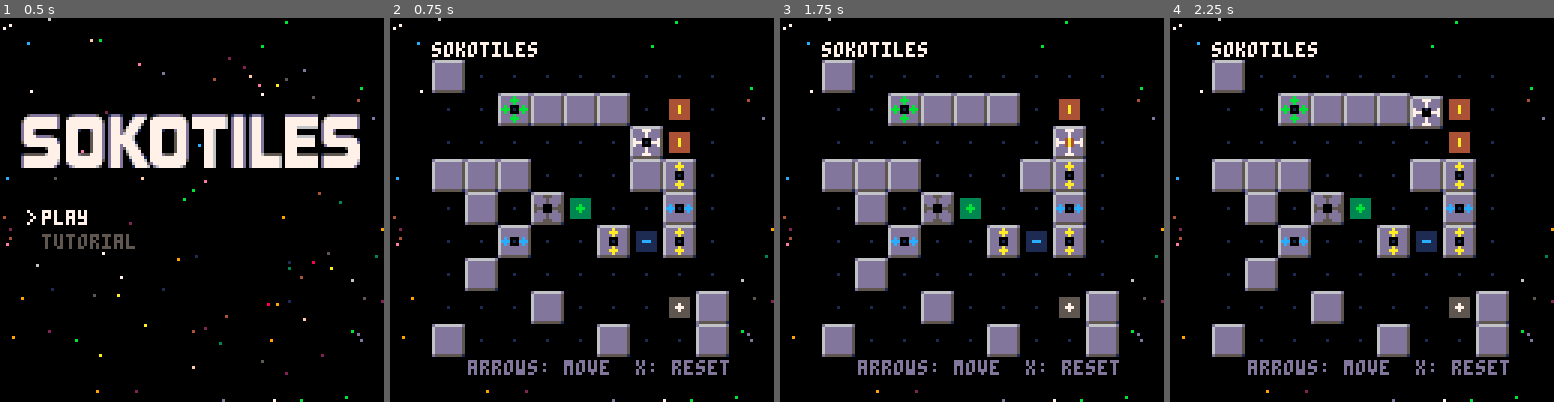
Above: before the commit, frames 1-4 (left to right).
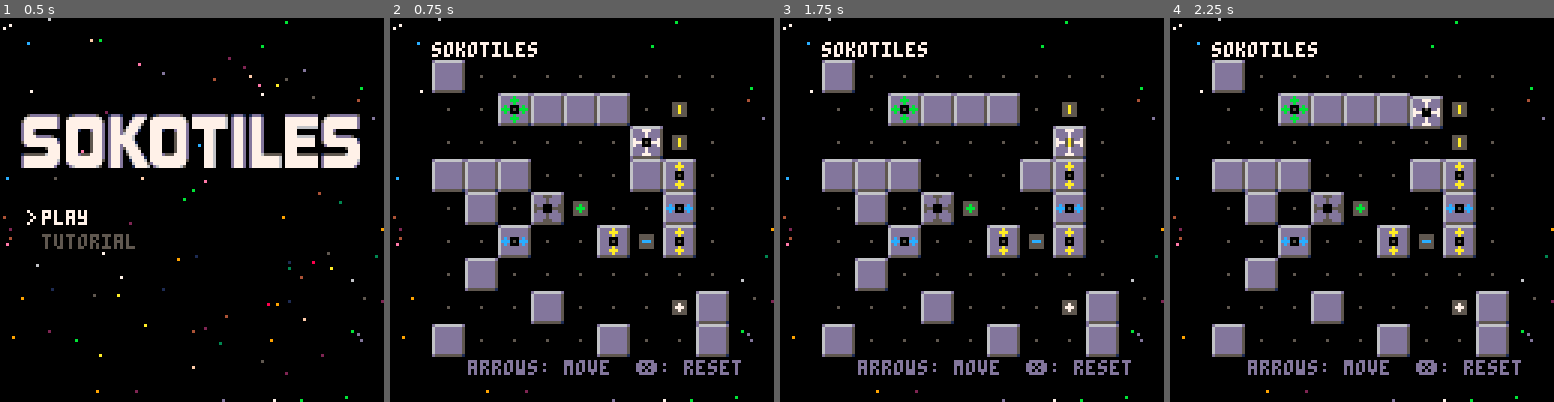
Above: after the commit, the same moments.

Repository: schoblaska/pico-8
Game: PICO-8 cartridge src/sokotiles.p8
The game is run twice, just before and just after one commit, with the same random seed, the same clock (stepped at 60 frames per second) and the same inputs.
Inputs:
- Up to frame 1 (0.5 s): tap X (X key) at 0.33 s
- Up to frame 2 (0.75 s): tap O (Z key) at 0.7 s
- Up to frame 3 (1.75 s): tap X (X key) at 1.07 s; hold Right from 1.6 s (still down); tap O (Z key) at 1.7 s
- Up to frame 4 (2.25 s): tap X (X key) at 1.85 s; release Right at 2.1 s; tap O (Z key) at 2.1 s; hold Up from 2.15 s (still down)

Frame 1 is identical in both runs. In frame 2, 2.0% of the frame differs, in the area x 14-92%, y 14-93%; in frame 3, 1.8%; in frame 4, 2.0%.

Commit message:
graphics tweaks

Diff:
--- a/src/sokotiles.p8
+++ b/src/sokotiles.p8
@@ -296,7 +296,7 @@
 
       if board_square == "." then
         if not is_won() then
-          pset(x * 11 + 8, y * 11 + 8, 1)
+          pset(x * 11 + 8, y * 11 + 8, 5)
         end
       else
         draw_square(sprites[board_square], x, y)
@@ -416,7 +416,8 @@
     -- draw_dotted_line(114, 12, 114, 110, 13)
     -- draw_dotted_line(18, 12, 114, 12, 13)
     -- draw_dotted_line(12, 114, 110, 114, 13)
-    draw_text("arrows: move  x: reset", 26, 114, 13, 0)
+
+    draw_text("arrows: move  ❎: reset", 26, 114, 13, 0)
   end
 
   draw_text("sokotiles", 14, 8, 7, 0)
@@ -459,24 +460,24 @@
 __gfx__
 d666666666dd666666666dd666666666d00000000000000000000000000000000000000000000000666666666666666666666666000000000000000000000000
 6ddd777ddd56ddddbdddd56ddd555ddd5000000000000000000000000000000000000000000000006dd77dd56ddbbdd56dd55dd5000000000000000000000000
-6dddd7dddd56dddbbbddd56dddd5dddd5005555555000033333330000000000000000000000000006dd77dd56ddbbdd56dd55dd5000000000000000000000000
-6dddd7dddd56ddddbdddd56dddd5dddd500555555500003333333000000000000000000000000000677007756bb00bb56550055500077000000bb00000000000
-67dd000dd756dbd000dbd565dd000dd550055575550000333b333000000000000000000000000000677007756bb00bb56550055500077000000bb00000000000
-677700077756bbb000bbb565550005555005577755000033bbb330000000000000000000000000006dd77dd56ddbbdd56dd55dd5000000000000000000000000
-67dd000dd756dbd000dbd565dd000dd550055575550000333b3330000000000000000000000000006dd77dd56ddbbdd56dd55dd5000000000000000000000000
-6dddd7dddd56ddddbdddd56dddd5dddd500555555500003333333000000000000000000000000000655555556555555565555555000000000000000000000000
-6dddd7dddd56dddbbbddd56dddd5dddd500555555500003333333000000000000000000000000000666666666666666666666666000000000000000000000000
+6dddd7dddd56dddbbbddd56dddd5dddd5000000000000000000000000000000000000000000000006dd77dd56ddbbdd56dd55dd5000000000000000000000000
+6dddd7dddd56ddddbdddd56dddd5dddd500055555000000555550000000000000000000000000000677007756bb00bb56550055500077000000bb00000000000
+67dd000dd756dbd000dbd565dd000dd550005575500000055b550000000000000000000000000000677007756bb00bb56550055500077000000bb00000000000
+677700077756bbb000bbb565550005555000577750000005bbb500000000000000000000000000006dd77dd56ddbbdd56dd55dd5000000000000000000000000
+67dd000dd756dbd000dbd565dd000dd550005575500000055b5500000000000000000000000000006dd77dd56ddbbdd56dd55dd5000000000000000000000000
+6dddd7dddd56ddddbdddd56dddd5dddd500055555000000555550000000000000000000000000000655555556555555565555555000000000000000000000000
+6dddd7dddd56dddbbbddd56dddd5dddd500000000000000000000000000000000000000000000000666666666666666666666666000000000000000000000000
 6ddd777ddd56ddddbdddd56ddd555ddd5000000000000000000000000000000000000000000000006dddddd56ddaadd56dddddd5000000000000000000000000
 d5555555551d5555555551d5555555551000000000000000000000000000000000000000000000006dddddd56ddaadd56dddddd5000000000000000000000000
 d666666666dd666666666dd666666666d000000000000000000000000000000000000000000000006cc00cc56dd00dd56dddddd5000cc000000aa00000000000
 6ddddddddd56ddddadddd56ddddddddd5000000000000000000000000000000000000000000000006cc00cc56dd00dd56dddddd5000cc000000aa00000000000
-6ddddddddd56dddaaaddd56ddddddddd5001111111000044444440000000000000000000000000006dddddd56ddaadd56dddddd5000000000000000000000000
-6ddddddddd56ddddadddd56ddddddddd5001111111000044444440000000000000000000000000006dddddd56ddaadd56dddddd5000000000000000000000000
-6dcd000dcd56ddd000ddd56ddddddddd50011111110000444a444000000000000000000000000000655555556555555565555555000000000000000000000000
-6ccc000ccc56ddd000ddd56ddddddddd50011ccc110000444a444000000000000000000000000000000000000000000000000000000000000000000000000000
-6dcd000dcd56ddd000ddd56ddddddddd50011111110000444a444000000000000000000000000000000000000000000000000000000000000000000000000000
-6ddddddddd56ddddadddd56ddddddddd500111111100004444444000000000000000000000000000000000000000000000000000000000000000000000000000
-6ddddddddd56dddaaaddd56ddddddddd500111111100004444444000000000000000000000000000000000000000000000000000000000000000000000000000
+6ddddddddd56dddaaaddd56ddddddddd5000000000000000000000000000000000000000000000006dddddd56ddaadd56dddddd5000000000000000000000000
+6ddddddddd56ddddadddd56ddddddddd5000555550000005555500000000000000000000000000006dddddd56ddaadd56dddddd5000000000000000000000000
+6dcd000dcd56ddd000ddd56ddddddddd50005555500000055a550000000000000000000000000000655555556555555565555555000000000000000000000000
+6ccc000ccc56ddd000ddd56ddddddddd50005ccc500000055a550000000000000000000000000000000000000000000000000000000000000000000000000000
+6dcd000dcd56ddd000ddd56ddddddddd50005555500000055a550000000000000000000000000000000000000000000000000000000000000000000000000000
+6ddddddddd56ddddadddd56ddddddddd500055555000000555550000000000000000000000000000000000000000000000000000000000000000000000000000
+6ddddddddd56dddaaaddd56ddddddddd500000000000000000000000000000000000000000000000000000000000000000000000000000000000000000000000
 6ddddddddd56ddddadddd56ddddddddd500000000000000000000000000000000000000000000000000000000000000000000000000000000000000000000000
 d5555555551d5555555551d555555555100000000000000000000000000000000000000000000000000000000000000000000000000000000000000000000000
 00000000000000000000000000000000000000000000000000000000000000000000000000000000000000000000000000000000000000000000000000000000
@@ -585,35 +586,35 @@
 0000000d77777777777d00d7777777777700d777d000677775d77777777777000000777600000d777d0d77777777760777777777770d77777777777d00000000
 0000000d7777777777d0000d677777776500d777d0001777760d6777777765000000777600000d777d0d77777777760777777777770d7777777777d000000000
 __map__
-1c00000000000000003f3f3f3f3f3f3f3f3f3f3f3f3f3f3f3f3f3f3f3f3f3f3f3f3f3f3f3f3f3f3f3f3f3f3f3f3f3f3f3f3f3f3f3f3f3f3f3f3f3f3f3f00000000000000000000000000000000000000000000000000000000000000000000000000000000000000000000000000000000000000000000000000000000000000
-00000b1c1c1c001e003f3f3f3f3f3f3f3f3f3f3f3f3f3f3f3f3f3f3f3f3f3f3f3f3f3f3f3f3f3f3f3f3f3f3f3f3f3f3f3f3f3f3f3f3f3f3f3f3f3f3f3f00000000000000000000000000000000000000000000000000000000000000000000000000000000000000000000000000000000000000000000000000000000000000
-0000000000000a1e003f3f3f3f3f3f3f3f3f3f3f3f3f3f3f3f3f3f3f3f3f3f3f3f3f3f3f3f3f3f3f3f3f3f3f3f3f3f3f3f3f3f3f3f3f3f3f3f3f3f3f3f00000000000000000000000000000000000000000000000000000000000000000000000000000000000000000000000000000000000000000000000000000000000000
-1c1c1c0000001c1b003f3f3f3f3f3f3f3f3f3f3f3f3f3f3f3f3f3f3f3f3f3f3f3f3f3f3f3f3f3f3f3f3f3f3f3f3f3f3f3f3f3f3f3f3f3f3f3f3f3f3f3f00000000000000000000000000000000000000000000000000000000000000000000000000000000000000000000000000000000000000000000000000000000000000
-001c000c0e00001a003f3f3f3f3f3f3f3f3f3f3f3f3f3f3f3f3f3f3f3f3f3f3f3f3f3f3f3f3f3f3f3f3f3f3f3f3f3f3f3f3f3f3f3f3f3f3f3f3f3f3f3f00000000000000000000000000000000000000000000000000000000000000000000000000000000000000000000000000000000000000000000000000000000000000
-00001a00001b1d1b003f3f3f3f3f3f3f3f3f3f3f3f3f3f3f3f3f3f3f3f3f3f3f3f3f3f3f3f3f3f3f3f3f3f3f3f3f3f3f3f3f3f3f3f3f3f3f3f3f3f3f3f00000000000000000000000000000000000000000000000000000000000000000000000000000000000000000000000000000000000000000000000000000000000000
-001c000000000000003f3f3f3f3f3f3f3f3f3f3f3f3f3f3f3f3f3f3f3f3f3f3f3f3f3f3f3f3f3f3f3f3f3f3f3f3f3f3f3f3f3f3f3f3f3f3f3f3f3f3f3f00000000000000000000000000000000000000000000000000000000000000000000000000000000000000000000000000000000000000000000000000000000000000
-0000001c0000000d1c3f3f3f3f3f3f3f3f3f3f3f3f3f3f3f3f3f3f3f3f3f3f3f3f3f3f3f3f3f3f3f3f3f3f3f3f3f3f3f3f3f3f3f3f3f3f3f3f3f3f3f3f00000000000000000000000000000000000000000000000000000000000000000000000000000000000000000000000000000000000000000000000000000000000000
-1c000000001c00001c3f3f3f3f3f3f3f3f3f3f3f3f3f3f3f3f3f3f3f3f3f3f3f3f3f3f3f3f3f3f3f3f3f3f3f3f3f3f3f3f3f3f3f3f3f3f3f3f3f3f3f3f00000000000000000000000000000000000000000000000000000000000000000000000000000000000000000000000000000000000000000000000000000000000000
-3f3f3f3f3f3f3f3f3f3f3f3f3f3f3f3f3f3f3f3f3f3f3f3f3f3f3f3f3f3f3f3f3f3f3f3f3f3f3f3f3f3f3f3f3f3f3f3f3f3f3f3f3f3f3f3f3f3f3f3f3f00000000000000000000000000000000000000000000000000000000000000000000000000000000000000000000000000000000000000000000000000000000000000
-3f3f3f3f3f3f3f3f3f3f3f3f3f3f3f3f3f3f3f3f3f3f3f3f3f3f3f3f3f3f3f3f3f3f3f3f3f3f3f3f3f3f3f3f3f3f3f3f3f3f3f3f3f3f3f3f3f3f3f3f3f00000000000000000000000000000000000000000000000000000000000000000000000000000000000000000000000000000000000000000000000000000000000000
-3f3f3f3f3f3f3f3f3f3f3f3f3f3f3f3f3f3f3f3f3f3f3f3f3f3f3f3f3f3f3f3f3f3f3f3f3f3f3f3f3f3f3f3f3f3f3f3f3f3f3f3f3f3f3f3f3f3f3f3f3f00000000000000000000000000000000000000000000000000000000000000000000000000000000000000000000000000000000000000000000000000000000000000
-3f3f3f3f3f3f3f3f3f3f3f3f3f3f3f3f3f3f3f3f3f3f3f3f3f3f3f3f3f3f3f3f3f3f3f3f3f3f3f3f3f3f3f3f3f3f3f3f3f3f3f3f3f3f3f3f3f3f3f3f3f00000000000000000000000000000000000000000000000000000000000000000000000000000000000000000000000000000000000000000000000000000000000000
-3f3f3f3f3f3f3f3f3f3f3f3f3f3f3f3f3f3f3f3f3f3f3f3f3f3f3f3f3f3f3f3f3f3f3f3f3f3f3f3f3f3f3f3f3f3f3f3f3f3f3f3f3f3f3f3f3f3f3f3f3f00000000000000000000000000000000000000000000000000000000000000000000000000000000000000000000000000000000000000000000000000000000000000
-3f3f3f3f3f3f3f3f3f3f3f3f3f3f3f3f3f3f3f3f3f3f3f3f3f3f3f3f3f3f3f3f3f3f3f3f3f3f3f3f3f3f3f3f3f3f3f3f3f3f3f3f3f3f3f3f3f3f3f3f3f00000000000000000000000000000000000000000000000000000000000000000000000000000000000000000000000000000000000000000000000000000000000000
-3f3f3f3f3f3f3f3f3f3f3f3f3f3f3f3f3f3f3f3f3f3f3f3f3f3f3f3f3f3f3f3f3f3f3f3f3f3f3f3f3f3f3f3f3f3f3f3f3f3f3f3f3f3f3f3f3f3f3f3f3f00000000000000000000000000000000000000000000000000000000000000000000000000000000000000000000000000000000000000000000000000000000000000
-3f3f3f3f3f3f3f3f3f3f3f3f3f3f3f3f3f3f3f3f3f3f3f3f3f3f3f3f3f3f3f3f3f3f3f3f3f3f3f3f3f3f3f3f3f3f3f3f3f3f3f3f3f3f3f3f3f3f3f3f3f00000000000000000000000000000000000000000000000000000000000000000000000000000000000000000000000000000000000000000000000000000000000000
-3f3f3f3f3f3f3f3f3f3f3f3f3f3f3f3f3f3f3f3f3f3f3f3f3f3f3f3f3f3f3f3f3f3f3f3f3f3f3f3f3f3f3f3f3f3f3f3f3f3f3f3f3f3f3f3f3f3f3f3f3f00000000000000000000000000000000000000000000000000000000000000000000000000000000000000000000000000000000000000000000000000000000000000
-3f3f3f3f3f3f3f3f3f3f3f3f3f3f3f3f3f3f3f3f3f3f3f3f3f3f3f3f3f3f3f3f3f3f3f3f3f3f3f3f3f3f3f3f3f3f3f3f3f3f3f3f3f3f3f3f3f3f3f3f3f00000000000000000000000000000000000000000000000000000000000000000000000000000000000000000000000000000000000000000000000000000000000000
-3f3f3f3f3f3f3f3f3f3f3f3f3f3f3f3f3f3f3f3f3f3f3f3f3f3f3f3f3f3f3f3f3f3f3f3f3f3f3f3f3f3f3f3f3f3f3f3f3f3f3f3f3f3f3f3f3f3f3f3f3f00000000000000000000000000000000000000000000000000000000000000000000000000000000000000000000000000000000000000000000000000000000000000
-3f3f3f3f3f3f3f3f3f3f3f3f3f3f3f3f3f3f3f3f3f3f3f3f3f3f3f3f3f3f3f3f3f3f3f3f3f3f3f3f3f3f3f3f3f3f3f3f3f3f3f3f3f3f3f3f3f3f3f3f3f00000000000000000000000000000000000000000000000000000000000000000000000000000000000000000000000000000000000000000000000000000000000000
-3f3f3f3f3f3f3f3f3f3f3f3f3f3f3f3f3f3f3f3f3f3f3f3f3f3f3f3f3f3f3f3f3f3f3f3f3f3f3f3f3f3f3f3f3f3f3f3f3f3f3f3f3f3f3f3f3f3f3f3f3f00000000000000000000000000000000000000000000000000000000000000000000000000000000000000000000000000000000000000000000000000000000000000
-3f3f3f3f3f3f3f3f3f3f3f3f3f3f3f3f3f3f3f3f3f3f3f3f3f3f3f3f3f3f3f3f3f3f3f3f3f3f3f3f3f3f3f3f3f3f3f3f3f3f3f3f3f3f3f3f3f3f3f3f3f00000000000000000000000000000000000000000000000000000000000000000000000000000000000000000000000000000000000000000000000000000000000000
-3f3f3f3f3f3f3f3f3f3f3f3f3f3f3f3f3f3f3f3f3f3f3f3f3f3f3f3f3f3f3f3f3f3f3f3f3f3f3f3f3f3f3f3f3f3f3f3f3f3f3f3f3f3f3f3f3f3f3f3f3f00000000000000000000000000000000000000000000000000000000000000000000000000000000000000000000000000000000000000000000000000000000000000
-3f3f3f3f3f3f3f3f3f3f3f3f3f3f3f3f3f3f3f3f3f3f3f3f3f3f3f3f3f3f3f3f3f3f3f3f3f3f3f3f3f3f3f3f3f3f3f3f3f3f3f3f3f3f3f3f3f3f3f3f3f00000000000000000000000000000000000000000000000000000000000000000000000000000000000000000000000000000000000000000000000000000000000000
-3f3f3f3f3f3f3f3f3f3f3f3f3f3f3f3f3f3f3f3f3f3f3f3f3f3f3f3f3f3f3f3f3f3f3f3f3f3f3f3f3f3f3f3f3f3f3f3f3f3f3f3f3f3f3f3f3f3f3f3f3f00000000000000000000000000000000000000000000000000000000000000000000000000000000000000000000000000000000000000000000000000000000000000
-3f3f3f3f3f3f3f3f3f3f3f3f3f3f3f3f3f3f3f3f3f3f3f3f3f3f3f3f3f3f3f3f3f3f3f3f3f3f3f3f3f3f3f3f3f3f3f3f3f3f3f3f3f3f3f3f3f3f3f3f3f00000000000000000000000000000000000000000000000000000000000000000000000000000000000000000000000000000000000000000000000000000000000000
-3f3f3f3f3f3f3f3f3f3f3f3f3f3f3f3f3f3f3f3f3f3f3f3f3f3f3f3f3f3f3f3f3f3f3f3f3f3f3f3f3f3f3f3f3f3f3f3f3f3f3f3f3f3f3f3f3f3f3f3f3f00000000000000000000000000000000000000000000000000000000000000000000000000000000000000000000000000000000000000000000000000000000000000
-3f3f3f3f3f3f3f3f3f3f3f3f3f3f3f3f3f3f3f3f3f3f3f3f3f3f3f3f3f3f3f3f3f3f3f3f3f3f3f3f3f3f3f3f3f3f3f3f3f3f3f3f3f3f3f3f3f3f3f3f3f00000000000000000000000000000000000000000000000000000000000000000000000000000000000000000000000000000000000000000000000000000000000000
-3f3f3f3f3f3f3f3f3f3f3f3f3f3f3f3f3f3f3f3f3f3f3f3f3f3f3f3f3f3f3f3f3f3f3f3f3f3f3f3f3f3f3f3f3f3f3f3f3f3f3f3f3f3f3f3f3f3f3f3f3f00000000000000000000000000000000000000000000000000000000000000000000000000000000000000000000000000000000000000000000000000000000000000
-3f3f3f3f3f3f3f3f3f3f3f3f3f3f3f3f3f3f3f3f3f3f3f3f3f3f3f3f3f3f3f3f3f3f3f3f3f3f3f3f3f3f3f3f3f3f3f3f3f3f3f3f3f3f3f3f3f3f3f3f3f00000000000000000000000000000000000000000000000000000000000000000000000000000000000000000000000000000000000000000000000000000000000000
-3f3f3f3f3f3f3f3f3f3f3f3f3f3f3f3f3f3f3f3f3f3f3f3f3f3f3f3f3f3f3f3f3f3f3f3f3f3f3f3f3f3f3f3f3f3f3f3f3f3f3f3f3f3f3f3f3f3f3f3f3f00000000000000000000000000000000000000000000000000000000000000000000000000000000000000000000000000000000000000000000000000000000000000
+1c00000000000000003f0000000000000000003f3f3f3f3f3f3f3f3f3f3f3f3f3f3f3f3f3f3f3f3f3f3f3f3f3f3f3f3f3f3f3f3f3f3f3f3f3f3f3f3f3f00000000000000000000000000000000000000000000000000000000000000000000000000000000000000000000000000000000000000000000000000000000000000
+00000b1c1c1c001e003f0000000000000000003f3f3f3f3f3f3f3f3f3f3f3f3f3f3f3f3f3f3f3f3f3f3f3f3f3f3f3f3f3f3f3f3f3f3f3f3f3f3f3f3f3f00000000000000000000000000000000000000000000000000000000000000000000000000000000000000000000000000000000000000000000000000000000000000
+0000000000000a1e003f000000000a000000003f3f3f3f3f3f3f3f3f3f3f3f3f3f3f3f3f3f3f3f3f3f3f3f3f3f3f3f3f3f3f3f3f3f3f3f3f3f3f3f3f3f00000000000000000000000000000000000000000000000000000000000000000000000000000000000000000000000000000000000000000000000000000000000000
+1c1c1c0000001c1b003f0000000000000000003f3f3f3f3f3f3f3f3f3f3f3f3f3f3f3f3f3f3f3f3f3f3f3f3f3f3f3f3f3f3f3f3f3f3f3f3f3f3f3f3f3f00000000000000000000000000000000000000000000000000000000000000000000000000000000000000000000000000000000000000000000000000000000000000
+001c000c0e00001a003f000000000d000000003f3f3f3f3f3f3f3f3f3f3f3f3f3f3f3f3f3f3f3f3f3f3f3f3f3f3f3f3f3f3f3f3f3f3f3f3f3f3f3f3f3f00000000000000000000000000000000000000000000000000000000000000000000000000000000000000000000000000000000000000000000000000000000000000
+00001a00001b1d1b003f0000000000000000003f3f3f3f3f3f3f3f3f3f3f3f3f3f3f3f3f3f3f3f3f3f3f3f3f3f3f3f3f3f3f3f3f3f3f3f3f3f3f3f3f3f00000000000000000000000000000000000000000000000000000000000000000000000000000000000000000000000000000000000000000000000000000000000000
+001c000000000000003f0000000000000000003f3f3f3f3f3f3f3f3f3f3f3f3f3f3f3f3f3f3f3f3f3f3f3f3f3f3f3f3f3f3f3f3f3f3f3f3f3f3f3f3f3f00000000000000000000000000000000000000000000000000000000000000000000000000000000000000000000000000000000000000000000000000000000000000
+0000001c0000000d1c3f0000000000000000003f3f3f3f3f3f3f3f3f3f3f3f3f3f3f3f3f3f3f3f3f3f3f3f3f3f3f3f3f3f3f3f3f3f3f3f3f3f3f3f3f3f00000000000000000000000000000000000000000000000000000000000000000000000000000000000000000000000000000000000000000000000000000000000000
+1c000000001c00001c3f0000000000000000003f3f3f3f3f3f3f3f3f3f3f3f3f3f3f3f3f3f3f3f3f3f3f3f3f3f3f3f3f3f3f3f3f3f3f3f3f3f3f3f3f3f00000000000000000000000000000000000000000000000000000000000000000000000000000000000000000000000000000000000000000000000000000000000000
+3f3f3f3f3f3f3f3f3f3f3f3f3f3f3f3f3f3f3f3f3f3f3f3f3f3f3f3f3f3f3f3f3f3f3f3f3f3f3f3f3f3f3f3f3f3f3f3f3f3f3f3f3f3f3f3f3f3f3f3f3f00000000000000000000000000000000000000000000000000000000000000000000000000000000000000000000000000000000000000000000000000000000000000
+3f3f3f3f3f3f3f3f3f3f3f3f3f3f3f3f3f3f3f3f3f3f3f3f3f3f3f3f3f3f3f3f3f3f3f3f3f3f3f3f3f3f3f3f3f3f3f3f3f3f3f3f3f3f3f3f3f3f3f3f3f00000000000000000000000000000000000000000000000000000000000000000000000000000000000000000000000000000000000000000000000000000000000000
+3f3f3f3f3f3f3f3f3f3f3f3f3f3f3f3f3f3f3f3f3f3f3f3f3f3f3f3f3f3f3f3f3f3f3f3f3f3f3f3f3f3f3f3f3f3f3f3f3f3f3f3f3f3f3f3f3f3f3f3f3f00000000000000000000000000000000000000000000000000000000000000000000000000000000000000000000000000000000000000000000000000000000000000
+3f3f3f3f3f3f3f3f3f3f3f3f3f3f3f3f3f3f3f3f3f3f3f3f3f3f3f3f3f3f3f3f3f3f3f3f3f3f3f3f3f3f3f3f3f3f3f3f3f3f3f3f3f3f3f3f3f3f3f3f3f00000000000000000000000000000000000000000000000000000000000000000000000000000000000000000000000000000000000000000000000000000000000000
+3f3f3f3f3f3f3f3f3f3f3f3f3f3f3f3f3f3f3f3f3f3f3f3f3f3f3f3f3f3f3f3f3f3f3f3f3f3f3f3f3f3f3f3f3f3f3f3f3f3f3f3f3f3f3f3f3f3f3f3f3f00000000000000000000000000000000000000000000000000000000000000000000000000000000000000000000000000000000000000000000000000000000000000
+3f3f3f3f3f3f3f3f3f3f3f3f3f3f3f3f3f3f3f3f3f3f3f3f3f3f3f3f3f3f3f3f3f3f3f3f3f3f3f3f3f3f3f3f3f3f3f3f3f3f3f3f3f3f3f3f3f3f3f3f3f00000000000000000000000000000000000000000000000000000000000000000000000000000000000000000000000000000000000000000000000000000000000000
+3f3f3f3f3f3f3f3f3f3f3f3f3f3f3f3f3f3f3f3f3f3f3f3f3f3f3f3f3f3f3f3f3f3f3f3f3f3f3f3f3f3f3f3f3f3f3f3f3f3f3f3f3f3f3f3f3f3f3f3f3f00000000000000000000000000000000000000000000000000000000000000000000000000000000000000000000000000000000000000000000000000000000000000
+3f3f3f3f3f3f3f3f3f3f3f3f3f3f3f3f3f3f3f3f3f3f3f3f3f3f3f3f3f3f3f3f3f3f3f3f3f3f3f3f3f3f3f3f3f3f3f3f3f3f3f3f3f3f3f3f3f3f3f3f3f00000000000000000000000000000000000000000000000000000000000000000000000000000000000000000000000000000000000000000000000000000000000000
+3f3f3f3f3f3f3f3f3f3f3f3f3f3f3f3f3f3f3f3f3f3f3f3f3f3f3f3f3f3f3f3f3f3f3f3f3f3f3f3f3f3f3f3f3f3f3f3f3f3f3f3f3f3f3f3f3f3f3f3f3f00000000000000000000000000000000000000000000000000000000000000000000000000000000000000000000000000000000000000000000000000000000000000
+3f3f3f3f3f3f3f3f3f3f3f3f3f3f3f3f3f3f3f3f3f3f3f3f3f3f3f3f3f3f3f3f3f3f3f3f3f3f3f3f3f3f3f3f3f3f3f3f3f3f3f3f3f3f3f3f3f3f3f3f3f00000000000000000000000000000000000000000000000000000000000000000000000000000000000000000000000000000000000000000000000000000000000000
+3f3f3f3f3f3f3f3f3f3f3f3f3f3f3f3f3f3f3f3f3f3f3f3f3f3f3f3f3f3f3f3f3f3f3f3f3f3f3f3f3f3f3f3f3f3f3f3f3f3f3f3f3f3f3f3f3f3f3f3f3f00000000000000000000000000000000000000000000000000000000000000000000000000000000000000000000000000000000000000000000000000000000000000
+3f3f3f3f3f3f3f3f3f3f3f3f3f3f3f3f3f3f3f3f3f3f3f3f3f3f3f3f3f3f3f3f3f3f3f3f3f3f3f3f3f3f3f3f3f3f3f3f3f3f3f3f3f3f3f3f3f3f3f3f3f00000000000000000000000000000000000000000000000000000000000000000000000000000000000000000000000000000000000000000000000000000000000000
+3f3f3f3f3f3f3f3f3f3f3f3f3f3f3f3f3f3f3f3f3f3f3f3f3f3f3f3f3f3f3f3f3f3f3f3f3f3f3f3f3f3f3f3f3f3f3f3f3f3f3f3f3f3f3f3f3f3f3f3f3f00000000000000000000000000000000000000000000000000000000000000000000000000000000000000000000000000000000000000000000000000000000000000
+3f3f3f3f3f3f3f3f3f3f3f3f3f3f3f3f3f3f3f3f3f3f3f3f3f3f3f3f3f3f3f3f3f3f3f3f3f3f3f3f3f3f3f3f3f3f3f3f3f3f3f3f3f3f3f3f3f3f3f3f3f00000000000000000000000000000000000000000000000000000000000000000000000000000000000000000000000000000000000000000000000000000000000000
+3f3f3f3f3f3f3f3f3f3f3f3f3f3f3f3f3f3f3f3f3f3f3f3f3f3f3f3f3f3f3f3f3f3f3f3f3f3f3f3f3f3f3f3f3f3f3f3f3f3f3f3f3f3f3f3f3f3f3f3f3f00000000000000000000000000000000000000000000000000000000000000000000000000000000000000000000000000000000000000000000000000000000000000
+3f3f3f3f3f3f3f3f3f3f3f3f3f3f3f3f3f3f3f3f3f3f3f3f3f3f3f3f3f3f3f3f3f3f3f3f3f3f3f3f3f3f3f3f3f3f3f3f3f3f3f3f3f3f3f3f3f3f3f3f3f00000000000000000000000000000000000000000000000000000000000000000000000000000000000000000000000000000000000000000000000000000000000000
+3f3f3f3f3f3f3f3f3f3f3f3f3f3f3f3f3f3f3f3f3f3f3f3f3f3f3f3f3f3f3f3f3f3f3f3f3f3f3f3f3f3f3f3f3f3f3f3f3f3f3f3f3f3f3f3f3f3f3f3f3f00000000000000000000000000000000000000000000000000000000000000000000000000000000000000000000000000000000000000000000000000000000000000
+3f3f3f3f3f3f3f3f3f3f3f3f3f3f3f3f3f3f3f3f3f3f3f3f3f3f3f3f3f3f3f3f3f3f3f3f3f3f3f3f3f3f3f3f3f3f3f3f3f3f3f3f3f3f3f3f3f3f3f3f3f00000000000000000000000000000000000000000000000000000000000000000000000000000000000000000000000000000000000000000000000000000000000000
+3f3f3f3f3f3f3f3f3f3f3f3f3f3f3f3f3f3f3f3f3f3f3f3f3f3f3f3f3f3f3f3f3f3f3f3f3f3f3f3f3f3f3f3f3f3f3f3f3f3f3f3f3f3f3f3f3f3f3f3f3f00000000000000000000000000000000000000000000000000000000000000000000000000000000000000000000000000000000000000000000000000000000000000
+3f3f3f3f3f3f3f3f3f3f3f3f3f3f3f3f3f3f3f3f3f3f3f3f3f3f3f3f3f3f3f3f3f3f3f3f3f3f3f3f3f3f3f3f3f3f3f3f3f3f3f3f3f3f3f3f3f3f3f3f3f00000000000000000000000000000000000000000000000000000000000000000000000000000000000000000000000000000000000000000000000000000000000000
+3f3f3f3f3f3f3f3f3f3f3f3f3f3f3f3f3f3f3f3f3f3f3f3f3f3f3f3f3f3f3f3f3f3f3f3f3f3f3f3f3f3f3f3f3f3f3f3f3f3f3f3f3f3f3f3f3f3f3f3f3f00000000000000000000000000000000000000000000000000000000000000000000000000000000000000000000000000000000000000000000000000000000000000
+3f3f3f3f3f3f3f3f3f3f3f3f3f3f3f3f3f3f3f3f3f3f3f3f3f3f3f3f3f3f3f3f3f3f3f3f3f3f3f3f3f3f3f3f3f3f3f3f3f3f3f3f3f3f3f3f3f3f3f3f3f00000000000000000000000000000000000000000000000000000000000000000000000000000000000000000000000000000000000000000000000000000000000000
+3f3f3f3f3f3f3f3f3f3f3f3f3f3f3f3f3f3f3f3f3f3f3f3f3f3f3f3f3f3f3f3f3f3f3f3f3f3f3f3f3f3f3f3f3f3f3f3f3f3f3f3f3f3f3f3f3f3f3f3f3f00000000000000000000000000000000000000000000000000000000000000000000000000000000000000000000000000000000000000000000000000000000000000
